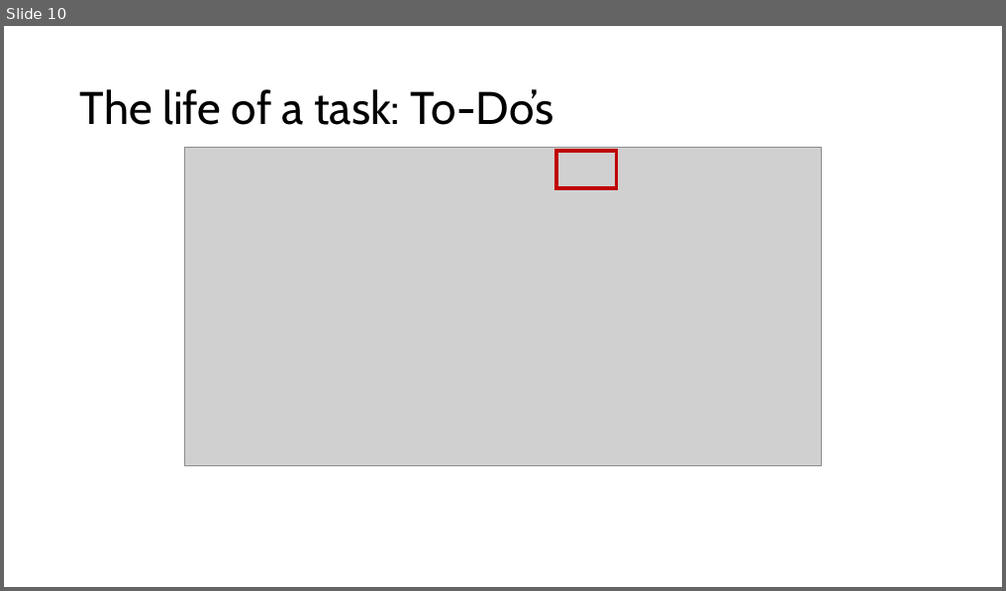
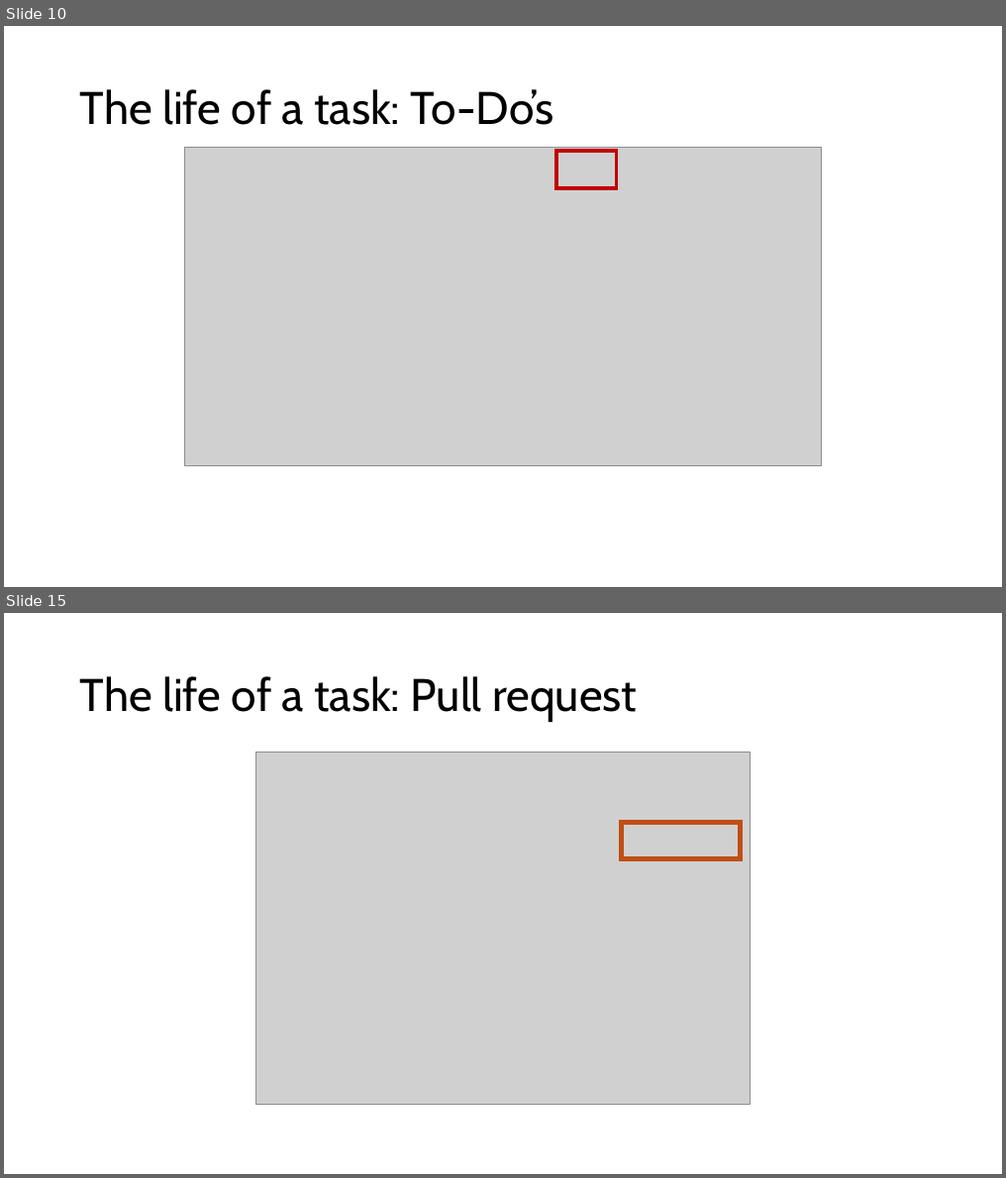
Before and after one commit to PrincetonUniversity/specfempp-notes, a slide deck: presentations/2025/03/Princeton_LLNL_Hackathon/Git_development_Workflow.pptx. Shown one above the other, each under a label of ours: slide 10 before the commit, slides 10 and 15 after it; the slides between them are not shown. The pictures are 1006x591 and 1006x1178 pixels, drawn with LibreOffice and Linux fonts; fonts in the diff are those of the drawing; grey boxes stand for pictures. Boxes give left, top, right and bottom in pixels: in the first picture for what was removed or moved away, otherwise in the second. Text is boxed around its words. In the diff, an @@ line names an element or a change of style, - is before the commit and + after.

```diff
--- a/presentations/2025/03/Princeton_LLNL_Hackathon/Git_development_Workflow.pptx
+++ b/presentations/2025/03/Princeton_LLNL_Hackathon/Git_development_Workflow.pptx
@@ slide 15 added at (x1=4, y1=613, x2=1002, y2=1174), background #FFFFFF @@
@@ title added at (x1=80, y1=676, x2=637, y2=722), 44 pt, text #000000 @@
+The life of a task: Pull request
@@ picture added at (x1=256, y1=753, x2=750, y2=1105) @@
@@ rectangle added at (x1=622, y1=823, x2=740, y2=860), outline #C04F15 5 pt @@
```
Also in this commit, not shown: 6 slides changed, 2 other slides added.
